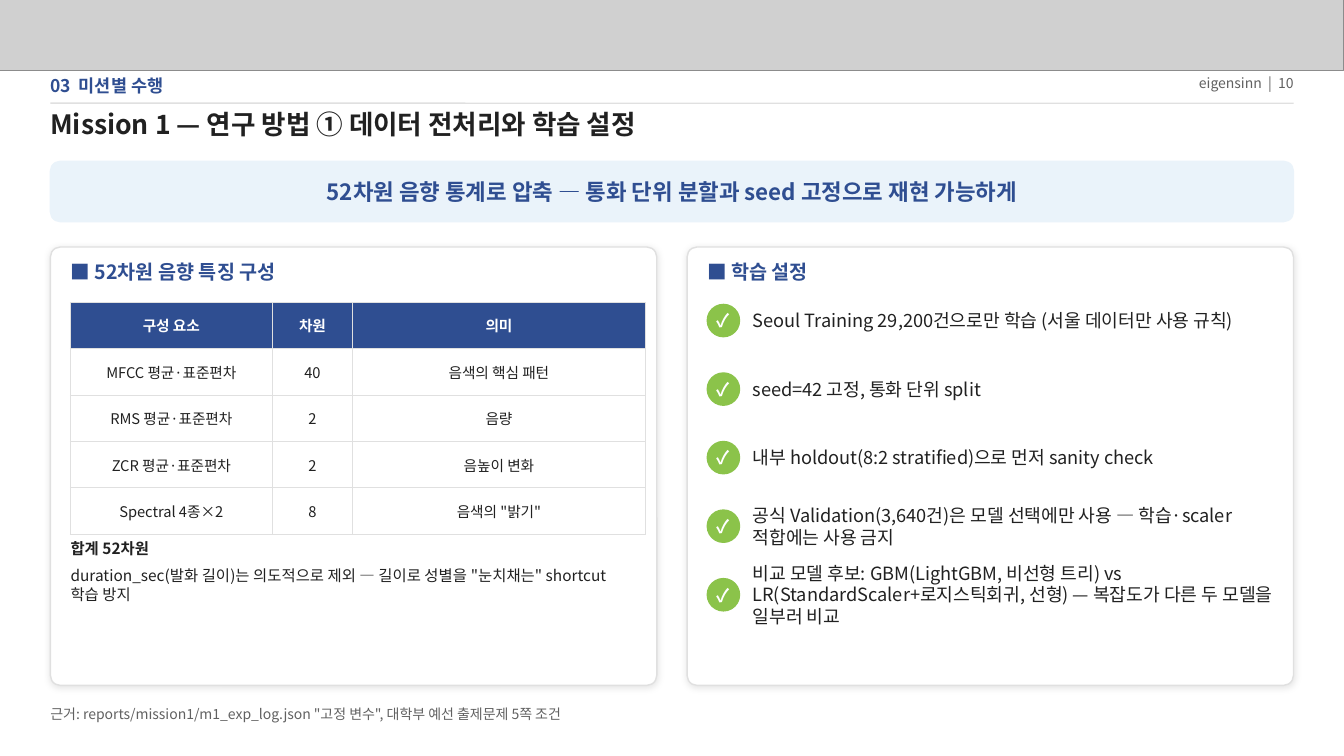
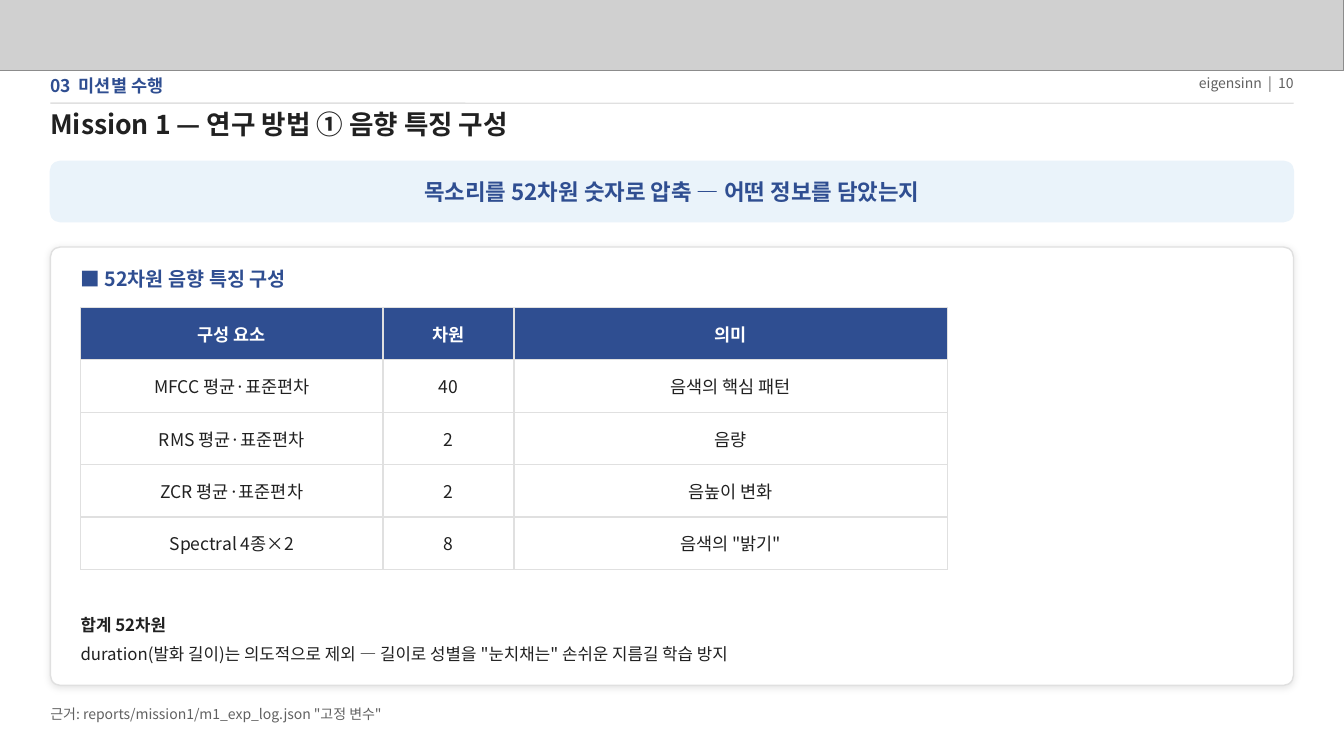
Before and after one commit to eigensinn-dcc2026/prelim, a slide deck: slide 10 of ppt/DCC2026_예선_결과정리.pptx. Drawn at 1344x756 pixels with LibreOffice and Linux fonts; fonts in the diff are those of the drawing; grey boxes stand for pictures. Boxes give left, top, right and bottom in pixels: in the first picture for what was removed or moved away, otherwise in the second. Text is boxed around its words. In the diff, an @@ line names an element or a change of style, - is before the commit and + after.

```diff
--- a/ppt/DCC2026_예선_결과정리.pptx
+++ b/ppt/DCC2026_예선_결과정리.pptx
@@ text at box(50, 111, 508, 137): text changed @@
-Mission 1 — 연구 방법 ① 데이터 전처리와 학습 설정
+Mission 1 — 연구 방법 ① 음향 특징 구성
@@ text at box(424, 181, 919, 202): text changed @@
-52차원 음향 통계로 압축 — 통화 단위 분할과 seed 고정으로 재현 가능하게
+목소리를 52차원 숫자로 압축 — 어떤 정보를 담았는지
@@ rounded rectangle: place and size @@
-rounded rectangle at box(50, 247, 657, 686)
+rounded rectangle at box(50, 247, 1294, 686)
@@ text "■ 52차원 음향 특징 구성": place and size @@
-text "■ 52차원 음향 특징 구성" at box(95, 262, 276, 281)
+text "■ 52차원 음향 특징 구성" at box(105, 269, 286, 288)
@@ rounded rectangle removed at box(688, 247, 1295, 686) @@
@@ text removed at box(731, 262, 808, 281) @@
-■ 학습 설정
@@ table at box(81, 308, 948, 558) @@
@@ size 10.5 to 12.5 pt @@
@@ table: place and size @@
-table at box(71, 302, 645, 525)
+table at box(81, 308, 948, 558)
@@ ellipse removed at box(708, 304, 740, 337) @@
@@ text removed at box(708, 304, 740, 337) @@
-✓
@@ text removed at box(753, 312, 1233, 332) @@
-Seoul Training 29,200건으로만 학습 (서울 데이터만 사용 규칙)
@@ ellipse removed at box(708, 373, 740, 405) @@
@@ text removed at box(708, 373, 740, 405) @@
-✓
@@ text removed at box(753, 381, 981, 400) @@
-seed=42 고정, 통화 단위 split
@@ ellipse removed at box(708, 442, 740, 474) @@
@@ text removed at box(708, 442, 740, 474) @@
-✓
@@ text removed at box(753, 449, 1154, 469) @@
-내부 holdout(8:2 stratified)으로 먼저 sanity check
@@ text removed at box(753, 507, 1233, 546) @@
-공식 Validation(3,640건)은 모델 선택에만 사용 — 학습·scaler 적합에는 사용 금지
@@ ellipse removed at box(708, 510, 740, 542) @@
@@ text removed at box(708, 510, 740, 542) @@
-✓
@@ text removed at box(753, 564, 1272, 625) @@
-비교 모델 후보: GBM(LightGBM, 비선형 트리) vs LR(StandardScaler+로지스틱회귀, 선형) — 복잡도가 다른 두 모델을 일부러 비교
@@ ellipse removed at box(708, 579, 740, 611) @@
@@ text removed at box(708, 579, 740, 611) @@
-✓
@@ text at box(81, 617, 166, 633): size 11 to 12 pt in "합계 52차원" @@
@@ text "합계 52차원": place and size @@
-text "합계 52차원" at box(71, 541, 607, 602)
+text "합계 52차원" at box(81, 617, 728, 663)
@@ text at box(81, 646, 728, 663): text changed; size 11 to 12 pt @@
-duration_sec(발화 길이)는 의도적으로 제외 — 길이로 성별을 "눈치채는" shortcut 학습 방지
+duration(발화 길이)는 의도적으로 제외 — 길이로 성별을 "눈치채는" 손쉬운 지름길 학습 방지
@@ text at box(50, 707, 381, 723): text changed @@
-근거: reports/mission1/m1_exp_log.json "고정 변수", 대학부 예선 출제문제 5쪽 조건
+근거: reports/mission1/m1_exp_log.json "고정 변수"
```
Also in this commit, not shown: 8 other slides changed, 1 other file.
